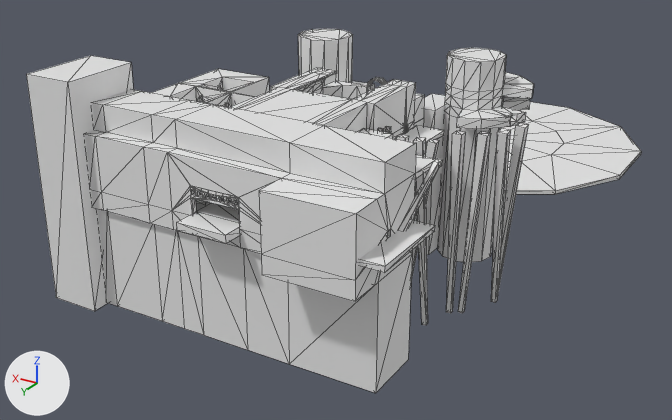
The Blender file RPG/RPG/data/assets/terrain/tos.blend, before and after one commit.
Rendered twice from a 50 mm lens placed at (-179.0, 313.0, 115.0), pointed at (30.0, -35.0, -59.0). Lighting does not change. The marker at lower left points along +X, +Y and +Z. Mesh edges are drawn as thin lines.

Script lines for the objects in view, before the commit:
```python
me_level = bpy.data.meshes.new('Level')
me_level.from_pydata(...)  # 945 vertices, 810 faces; spans x -77.0..100.0, y -227.0..104.0, z -87.0..31.0
ob_level = bpy.data.objects.new('Level', me_level)
ob_level.location = (0.0, 0.0, 0.0)
_m = ob_level.modifiers.new('Boolean', 'BOOLEAN')
_m.object = ob_cube
_m.solver = 'FLOAT'
_m = ob_level.modifiers.new('Boolean.001', 'BOOLEAN')
_m.object = ob_cube_001
_m.operation = 'UNION'
_m.solver = 'FLOAT'
_m = ob_level.modifiers.new('Boolean.002', 'BOOLEAN')
_m.object = ob_rooms
_m.solver = 'FLOAT'
_m = ob_level.modifiers.new('EdgeSplit', 'EDGE_SPLIT')
_m.split_angle = 0.419
_m = ob_level.modifiers.new('Triangulate', 'TRIANGULATE')
```
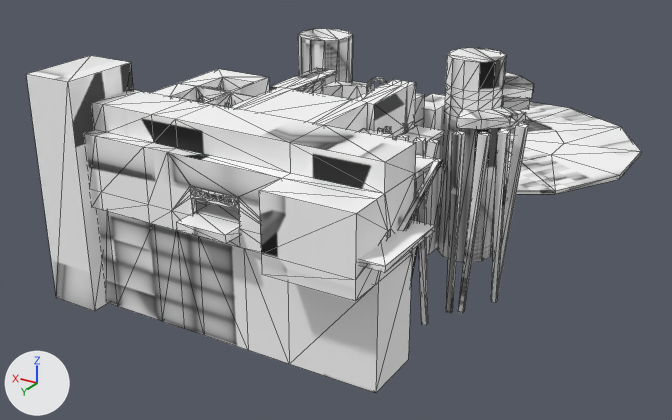
Boxes [x1, y1, x2, y2] around the edits, measured in the pictures (672 x 420 px):
'Level', reshaped, modifiers changed
    both: [26, 29, 641, 393]
part 1 of me_level, added
    after: [152, 69, 268, 107]
part 2 of me_level, added
    after: [167, 153, 279, 234]
part 4 of me_level, added
    after: [478, 106, 526, 129]
part 5 of me_level, surface changed
    both: [26, 35, 641, 393]
part 6 of me_level, recoloured
    both: [177, 152, 641, 350]

The change, as a list of edits to the scene's bpy script:
```text
Add img_untitled:
    img_untitled = load_image('Untitled', 'textures/tos_ao.png', 2048, 2048, 'sRGB')
Add mat_untitled:
    mat_untitled = principled_material('Untitled')
    mat_untitled.texture = img_untitled
Change me_level:
    used by ob_level; location = (0.0, 0.0, 0.0)
    remove me_level.from_pydata(...)  # 945 vertices, 810 faces; spans x -77.0..100.0, y -227.0..104.0, z -87.0..31.0
    add me_level.from_pydata(...)  # 1223 vertices, 1393 faces; spans x -77.0..100.0, y -227.0..104.0, z -87.0..31.0
    me_level part 1: 166 vertices added at x 51.0..100.0, y -29.0..20.0, z -18.0..-1.0
    me_level part 2: 103 vertices added at x -10.0..10.0, y 90.0..92.0, z -3.0..1.0
    me_level part 3: 6 vertices moved within x -4.0, y -20.0..-17.0, z -1.0..9.0
    me_level part 4: 9 vertices added at x -58.0..-55.0, y -28.0..-24.0, z 2.0..4.0
    me_level part 5: 617 kept faces spanning x -77.0..100.0, y -227.0..104.0, z -87.0..31.0 get new texture (UV) coordinates
    me_level part 6: 692 faces spanning x -77.0..100.0, y -227.0..104.0, z -87.0..31.0 switch from no material to mat_untitled (picture img_untitled)
Change ob_level:
    remove _m = ob_level.modifiers.new('Boolean', 'BOOLEAN')
    remove _m.object = ob_cube
    remove _m.solver = 'FLOAT'
    remove _m = ob_level.modifiers.new('Boolean.001', 'BOOLEAN')
    remove _m.object = ob_cube_001
    remove _m.operation = 'UNION'
    remove _m.solver = 'FLOAT'
    remove _m = ob_level.modifiers.new('Boolean.002', 'BOOLEAN')
    remove _m.object = ob_rooms
    remove _m.solver = 'FLOAT'
```
